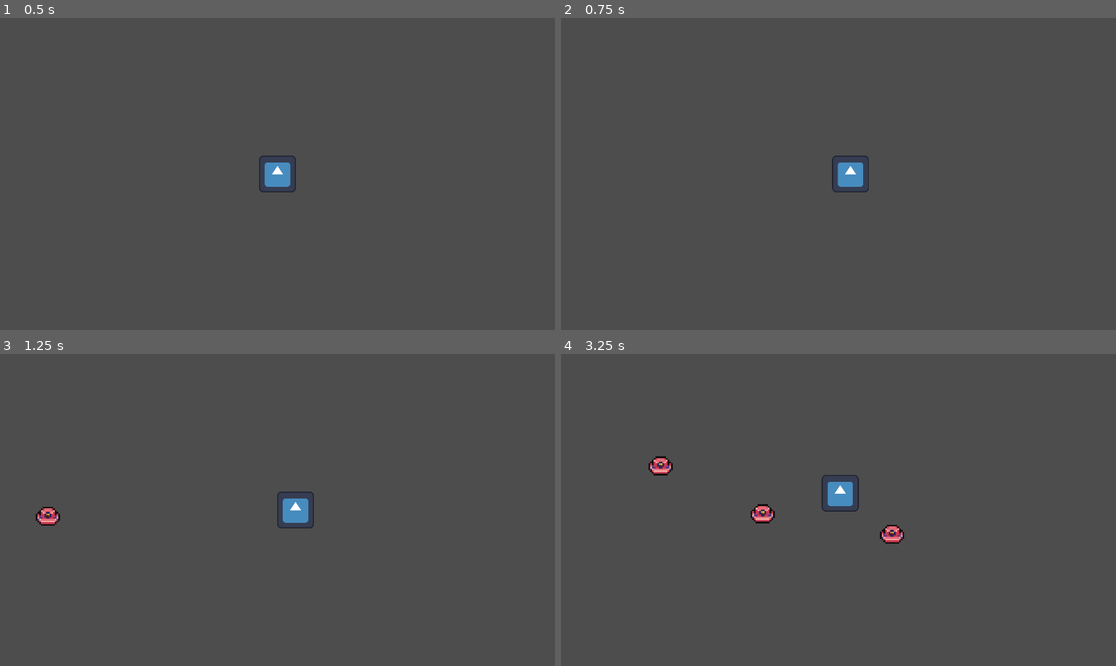
Above: before the commit, frames 1-4 (two rows, left to right).
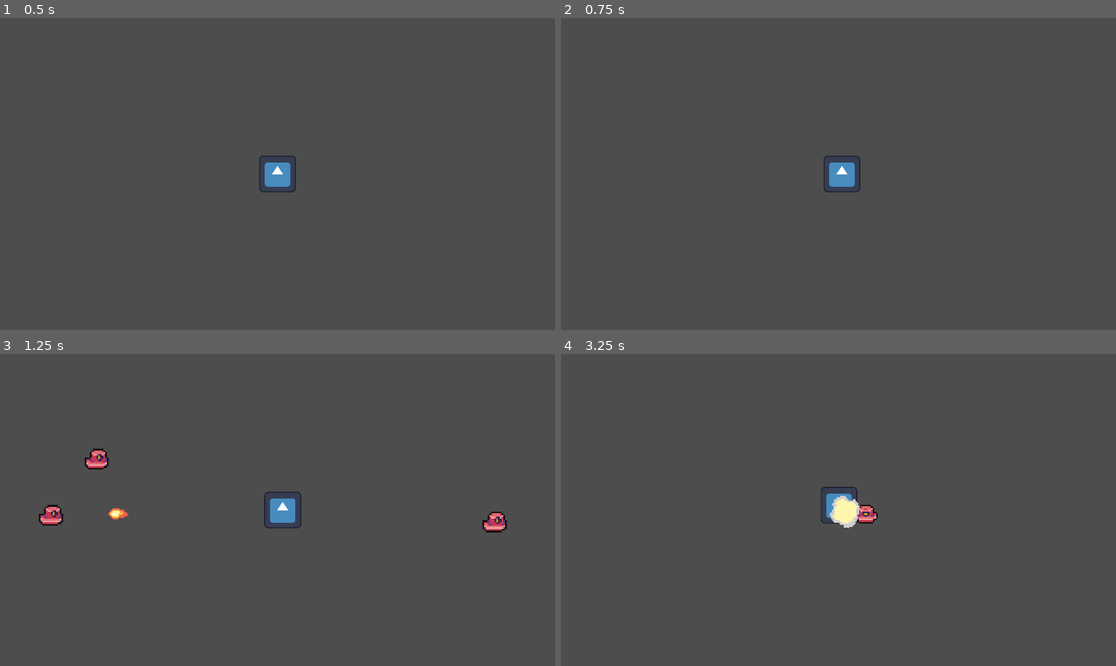
Above: after the commit, the same moments.

Repository: DragonEyeGames/Alien-Fun
Game: Godot game, scene res://main.tscn
The game is run twice, just before and just after one commit, with the same random seed, the same clock (stepped at 60 frames per second) and the same inputs. The engine's default icon, where the game draws it, is replaced by a stand-in: a white triangle on a blue panel in a dark square.
Inputs:
- Up to frame 1 (0.5 s): no input
- Up to frame 2 (0.75 s): tap Enter at 0.5 s; hold D (Right) from 0.53 s (still down); tap Alt at 0.6 s
- Up to frame 3 (1.25 s): keep holding D (Right)
- Up to frame 4 (3.25 s): release D (Right) at 1.28 s; hold S (Down) 1.28-2.03 s; tap Shift at 1.35, 2.85 s; hold D (Right) 2.03-2.78 s; tap Alt at 2.1 s; hold W (Up) from 2.78 s (still down)

Frame 1 is identical in both runs. In frame 2, 0.4% of the frame differs, in the area x 47-56%, y 44-56%; in frame 3, 1.3%; in frame 4, 1.6%, in the area x 15-62%, y 32-61%.

Commit message:
fireball attack
there is now a fireball attack to explode them slimes

Diff:
--- a/enemy.gd
+++ b/enemy.gd
@@ -4,7 +4,19 @@
 @export var player: Player
 @export var speed:= 1.0
 
+var dead=false
+
 func _physics_process(_delta: float) -> void:
-	velocity=player.global_position-global_position
-	velocity*=speed
-	move_and_slide()
+	if(not dead):
+		velocity=player.global_position-global_position
+		velocity*=speed
+		move_and_slide()
+
+func kill():
+	dead=true
+	$Icon.play("dead")
+
+
+
+func _on_icon_animation_finished() -> void:
+	queue_free()
--- a/enemy.tscn
+++ b/enemy.tscn
@@ -90,7 +90,7 @@
 "texture": SubResource("AtlasTexture_dxifv")
 }],
 "loop": false,
-"name": &"new_animation",
+"name": &"dead",
 "speed": 20.0
 }, {
 "frames": [{
@@ -132,7 +132,10 @@
 texture_filter = 1
 scale = Vector2(6, 6)
 sprite_frames = SubResource("SpriteFrames_nnovl")
-animation = &"walkDown"
+animation = &"walkSide"
+autoplay = "walkSide"
 
 [node name="CollisionShape2D" type="CollisionShape2D" parent="."]
 shape = SubResource("CircleShape2D_jmwgi")
+
+[connection signal="animation_finished" from="Icon" to="." method="_on_icon_animation_finished"]
--- /dev/null
+++ b/fireball.gd
@@ -0,0 +1,23 @@
+extends CharacterBody2D
+var target
+
+func _ready() -> void:
+	await get_tree().process_frame
+	velocity=target.global_position-global_position
+	look_at(target.global_position)
+	rotation_degrees-=90
+	velocity*=3
+
+func _physics_process(_delta: float) -> void:
+	move_and_slide()
+
+
+func _on_area_2d_body_entered(body: Node2D) -> void:
+	if(body is Enemy):
+		body.kill()
+		velocity=Vector2.ZERO
+		$Sprite.play("explode")
+
+
+func _on_sprite_animation_finished() -> void:
+	queue_free()
--- /dev/null
+++ b/fireball.tscn
@@ -0,0 +1,129 @@
+[gd_scene load_steps=18 format=3 uid="uid://co5qijj7trxor"]
+
+[ext_resource type="Script" uid="uid://bonekc6ckvbkx" path="res://fireball.gd" id="1_olwj8"]
+[ext_resource type="Texture2D" uid="uid://dg7wxcsn8m412" path="res://Fireball/IdleLoop-Sheet.png" id="1_sf4mh"]
+[ext_resource type="Texture2D" uid="uid://ihgxxounbkbm" path="res://Fireball/Explode-Sheet.png" id="3_wdani"]
+
+[sub_resource type="AtlasTexture" id="AtlasTexture_ab0ue"]
+atlas = ExtResource("1_sf4mh")
+region = Rect2(0, 0, 64, 64)
+
+[sub_resource type="AtlasTexture" id="AtlasTexture_ldqf4"]
+atlas = ExtResource("1_sf4mh")
+region = Rect2(64, 0, 64, 64)
+
+[sub_resource type="AtlasTexture" id="AtlasTexture_5culp"]
+atlas = ExtResource("1_sf4mh")
+region = Rect2(128, 0, 64, 64)
+
+[sub_resource type="AtlasTexture" id="AtlasTexture_bcrnf"]
+atlas = ExtResource("1_sf4mh")
+region = Rect2(192, 0, 64, 64)
+
+[sub_resource type="AtlasTexture" id="AtlasTexture_nix7o"]
+atlas = ExtResource("3_wdani")
+region = Rect2(0, 0, 64, 64)
+
+[sub_resource type="AtlasTexture" id="AtlasTexture_m4vqi"]
+atlas = ExtResource("3_wdani")
+region = Rect2(64, 0, 64, 64)
+
+[sub_resource type="AtlasTexture" id="AtlasTexture_lk87q"]
+atlas = ExtResource("3_wdani")
+region = Rect2(128, 0, 64, 64)
+
+[sub_resource type="AtlasTexture" id="AtlasTexture_gveuj"]
+atlas = ExtResource("3_wdani")
+region = Rect2(192, 0, 64, 64)
+
+[sub_resource type="AtlasTexture" id="AtlasTexture_smijy"]
+atlas = ExtResource("3_wdani")
+region = Rect2(256, 0, 64, 64)
+
+[sub_resource type="AtlasTexture" id="AtlasTexture_l1q1f"]
+atlas = ExtResource("3_wdani")
+region = Rect2(320, 0, 64, 64)
+
+[sub_resource type="AtlasTexture" id="AtlasTexture_2cr5o"]
+atlas = ExtResource("3_wdani")
+region = Rect2(384, 0, 64, 64)
+
+[sub_resource type="SpriteFrames" id="SpriteFrames_nyog2"]
+animations = [{
+"frames": [{
+"duration": 1.0,
+"texture": SubResource("AtlasTexture_ab0ue")
+}, {
+"duration": 1.0,
+"texture": SubResource("AtlasTexture_ldqf4")
+}, {
+"duration": 1.0,
+"texture": SubResource("AtlasTexture_5culp")
+}, {
+"duration": 1.0,
+"texture": SubResource("AtlasTexture_bcrnf")
+}],
+"loop": true,
+"name": &"default",
+"speed": 10.0
+}, {
+"frames": [{
+"duration": 1.0,
+"texture": SubResource("AtlasTexture_nix7o")
+}, {
+"duration": 1.0,
+"texture": SubResource("AtlasTexture_m4vqi")
+}, {
+"duration": 1.0,
+"texture": SubResource("AtlasTexture_lk87q")
+}, {
+"duration": 1.0,
+"texture": SubResource("AtlasTexture_gveuj")
+}, {
+"duration": 1.0,
+"texture": SubResource("AtlasTexture_smijy")
+}, {
+"duration": 1.0,
+"texture": SubResource("AtlasTexture_l1q1f")
+}, {
+"duration": 1.0,
+"texture": SubResource("AtlasTexture_2cr5o")
+}, {
+"duration": 1.0,
+"texture": null
+}],
+"loop": false,
+"name": &"explode",
+"speed": 20.0
+}]
+
+[sub_resource type="CircleShape2D" id="CircleShape2D_f0588"]
+radius = 31.144823
+
+[sub_resource type="CircleShape2D" id="CircleShape2D_olwj8"]
+
+[node name="Fireball" type="CharacterBody2D"]
+collision_layer = 0
+script = ExtResource("1_olwj8")
+
+[node name="Sprite" type="AnimatedSprite2D" parent="."]
+texture_filter = 1
+scale = Vector2(5, 5)
+sprite_frames = SubResource("SpriteFrames_nyog2")
+animation = &"explode"
+autoplay = "default"
+frame = 7
+frame_progress = 1.0
+
+[node name="Area2D" type="Area2D" parent="."]
+collision_layer = 0
+collision_mask = 2
+
+[node name="CollisionShape2D" type="CollisionShape2D" parent="Area2D"]
+shape = SubResource("CircleShape2D_f0588")
+
+[node name="CollisionShape2D" type="CollisionShape2D" parent="."]
+shape = SubResource("CircleShape2D_olwj8")
+
+[connection signal="animation_finished" from="Sprite" to="." method="_on_sprite_animation_finished"]
+[connection signal="body_entered" from="Area2D" to="." method="_on_area_2d_body_entered"]
--- /dev/null
+++ b/fireballSpawner.gd
@@ -0,0 +1,26 @@
+extends Node2D
+
+var collided=[]
+@export var fireball: PackedScene
+
+var canFire=true
+
+func _process(_delta: float) -> void:
+	if(len(collided)>=1 and canFire):
+		canFire=false
+		var newFireball=fireball.instantiate()
+		get_parent().get_parent().add_child(newFireball)
+		newFireball.global_position=self.global_position
+		newFireball.target=collided[0]
+		collided.remove_at(0)
+		await get_tree().create_timer(get_parent().waitTime).timeout
+		canFire=true
+
+func _on_area_2d_body_entered(body: Node2D) -> void:
+	if(body is Enemy):
+		collided.append(body)
+
+
+func _on_area_2d_body_exited(body: Node2D) -> void:
+	if(body is Enemy and body in collided):
+		collided.erase(body)
--- /dev/null
+++ b/fireballSpawner.tscn
@@ -0,0 +1,21 @@
+[gd_scene load_steps=4 format=3 uid="uid://xpvqcnr0u5oj"]
+
+[ext_resource type="Script" uid="uid://bt56rsrnrht8h" path="res://fireballSpawner.gd" id="1_roily"]
+[ext_resource type="PackedScene" uid="uid://co5qijj7trxor" path="res://fireball.tscn" id="2_f0588"]
+
+[sub_resource type="CircleShape2D" id="CircleShape2D_vscca"]
+radius = 436.50543
+
+[node name="FireballSpawner" type="Node2D"]
+script = ExtResource("1_roily")
+fireball = ExtResource("2_f0588")
+
+[node name="Area2D" type="Area2D" parent="."]
+collision_layer = 0
+collision_mask = 2
+
+[node name="CollisionShape2D" type="CollisionShape2D" parent="Area2D"]
+shape = SubResource("CircleShape2D_vscca")
+
+[connection signal="body_entered" from="Area2D" to="." method="_on_area_2d_body_entered"]
+[connection signal="body_exited" from="Area2D" to="." method="_on_area_2d_body_exited"]
--- a/main.tscn
+++ b/main.tscn
@@ -1,16 +1,20 @@
-[gd_scene load_steps=4 format=3 uid="uid://dnnka5th1gldj"]
+[gd_scene load_steps=5 format=3 uid="uid://dnnka5th1gldj"]
 
 [ext_resource type="PackedScene" uid="uid://bsqgmksc0bna4" path="res://player.tscn" id="1_ig7tw"]
 [ext_resource type="Script" uid="uid://bdtgp3fkcxsqy" path="res://spawnController.gd" id="2_0xm2m"]
+[ext_resource type="PackedScene" uid="uid://xpvqcnr0u5oj" path="res://fireballSpawner.tscn" id="2_1bvp3"]
 [ext_resource type="PackedScene" uid="uid://c83oifm7np8uy" path="res://enemy.tscn" id="3_h2yge"]
 
 [node name="Node2D" type="Node2D"]
 
 [node name="Player" parent="." instance=ExtResource("1_ig7tw")]
 collision_layer = 0
+speed = 100.0
 
 [node name="MainCamera" type="Camera2D" parent="Player"]
 position_smoothing_enabled = true
+
+[node name="FireballSpawner" parent="Player" instance=ExtResource("2_1bvp3")]
 
 [node name="SpawnController" type="Node2D" parent="." node_paths=PackedStringArray("player")]
 script = ExtResource("2_0xm2m")
--- a/player.gd
+++ b/player.gd
@@ -1,6 +1,9 @@
 extends CharacterBody2D
 class_name Player
-@export var speed=100
+
+@export var speed:=100.0
+
+@export var waitTime:=1.0
 
 func _physics_process(_delta: float) -> void:
 	velocity=Input.get_vector("Left", "Right", "Up", "Down")
--- a/spawnController.gd
+++ b/spawnController.gd
@@ -1,7 +1,7 @@
 extends Node2D
 
 @export var player: Player
-var quantity=3
+var quantity:=3.0
 var random=2
 
 @export var enemies:Array[PackedScene] = []
@@ -11,17 +11,19 @@
 	spawnWave()
 
 func spawnWave():
-	var toSpawn=enemies.pick_random().instantiate()
-	get_parent().add_child(toSpawn)
-	toSpawn.player=player
-	var offset:Vector2 = Vector2(0, 0)
-	offset.x=randf_range(0.0, 1.0)
-	offset.y= 1.0 - offset.x
-	offset*=1000
-	if(randi_range(1, 2)==1):
-		offset.x=-offset.x
-	if(randi_range(1, 2)==1):
-		offset.y=-offset.y
-	toSpawn.global_position=player.global_position+offset
-	await get_tree().create_timer(1).timeout
+	for spawning in floor(quantity):
+		var toSpawn=enemies.pick_random().instantiate()
+		get_parent().add_child(toSpawn)
+		toSpawn.player=player
+		var offset:Vector2 = Vector2(0, 0)
+		offset.x=randf_range(0.0, 1.0)
+		offset.y= 1.0 - offset.x
+		offset*=1000
+		if(randi_range(1, 2)==1):
+			offset.x=-offset.x
+		if(randi_range(1, 2)==1):
+			offset.y=-offset.y
+		toSpawn.global_position=player.global_position+offset
+	quantity+=.25
+	await get_tree().create_timer(4).timeout
 	spawnWave()
Binary file added: Fireball/Creation-Sheet.png
Not shown, added: Fireball/Creation-Sheet.png.import
Binary file added: Fireball/Explode-Sheet.png
Not shown, changed: Fireball/Explode-Sheet.png.import
Binary file added: Fireball/IdleLoop-Sheet.png
Not shown, added: Fireball/IdleLoop-Sheet.png.import
Binary file added: Fireball/ShootAntecipation-Sheet.png
Not shown, added: Fireball/ShootAntecipation-Sheet.png.import
Binary file added: Fireball/ShotLoop-Sheet.png
Not shown, added: Fireball/ShotLoop-Sheet.png.import
Renamed: Slime pack/Projectile_slime.png -> Projectile_slime.png
Not shown, added: Projectile_slime.png.import
(and 4 more such lines)
